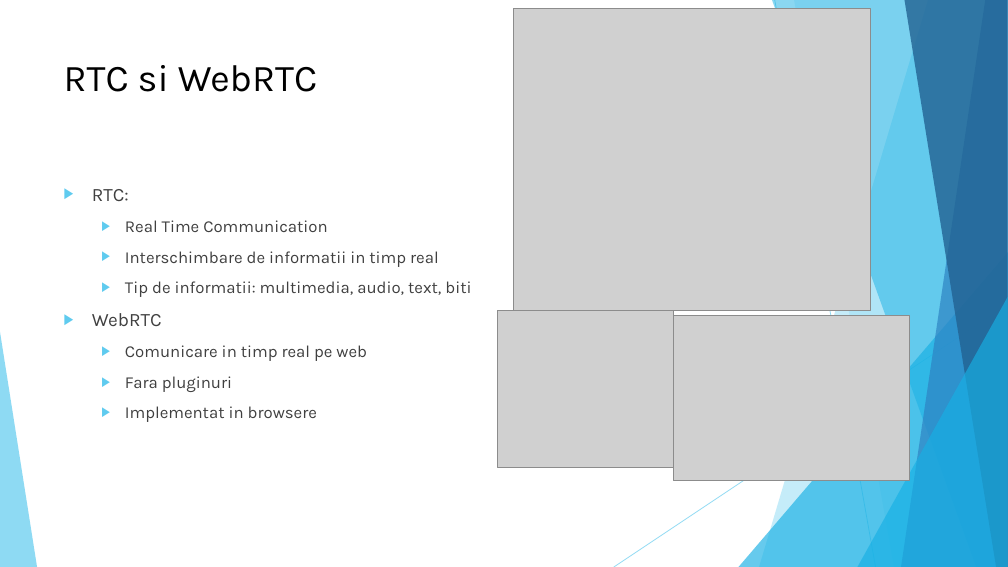
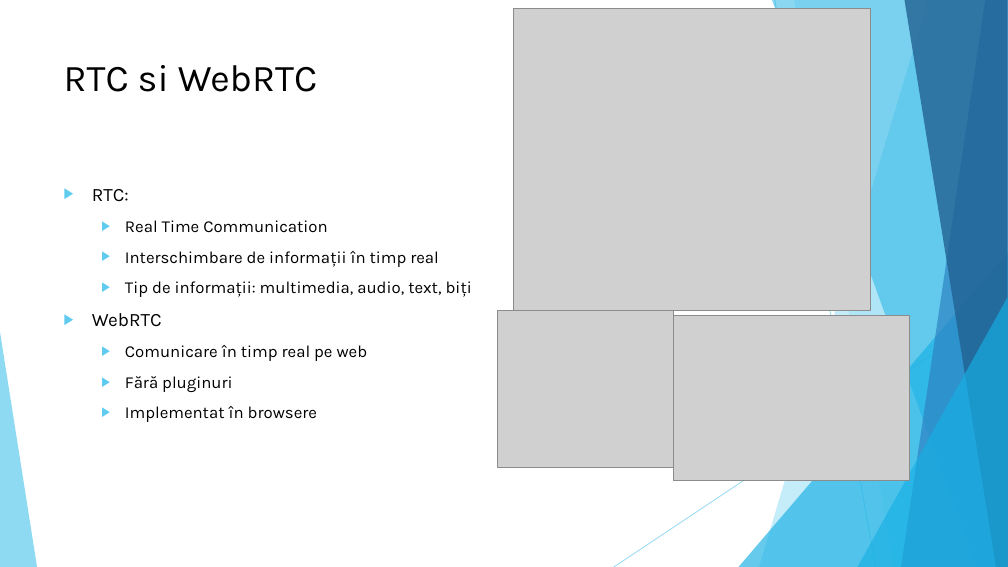
Before and after one commit to Arctigor/webrtc, a slide deck: slide 4 of documentation_ro/licenta_prezentare.pptx. Drawn at 1008x567 pixels with LibreOffice and Linux fonts; fonts in the diff are those of the drawing; grey boxes stand for pictures. Boxes give left, top, right and bottom in pixels: in the first picture for what was removed or moved away, otherwise in the second. Text is boxed around its words. In the diff, an @@ line names an element or a change of style, - is before the commit and + after.

```diff
--- a/documentation_ro/licenta_prezentare.pptx
+++ b/documentation_ro/licenta_prezentare.pptx
@@ text at (x1=92, y1=189, x2=327, y2=327): text colour #404040 to #000000 in "RTC:", "Real Time Communication", "WebRTC" @@
@@ text at (x1=125, y1=251, x2=472, y2=297): text changed; text colour #404040 to #000000 @@
-  ▶ Interschimbare de informatii in timp real
-  ▶ Tip de informatii: multimedia, audio, text, biti
+  ▶ Interschimbare de informații în timp real
+  ▶ Tip de informații: multimedia, audio, text, biți
@@ text at (x1=125, y1=345, x2=368, y2=422): text changed; text colour #404040 to #000000 @@
-  ▶ Comunicare in timp real pe web
-  ▶ Fara pluginuri
-  ▶ Implementat in browsere
+  ▶ Comunicare în timp real pe web
+  ▶ Fără pluginuri
+  ▶ Implementat în browsere
```
Also in this commit, not shown: 25 other slides changed, 2 other files.
